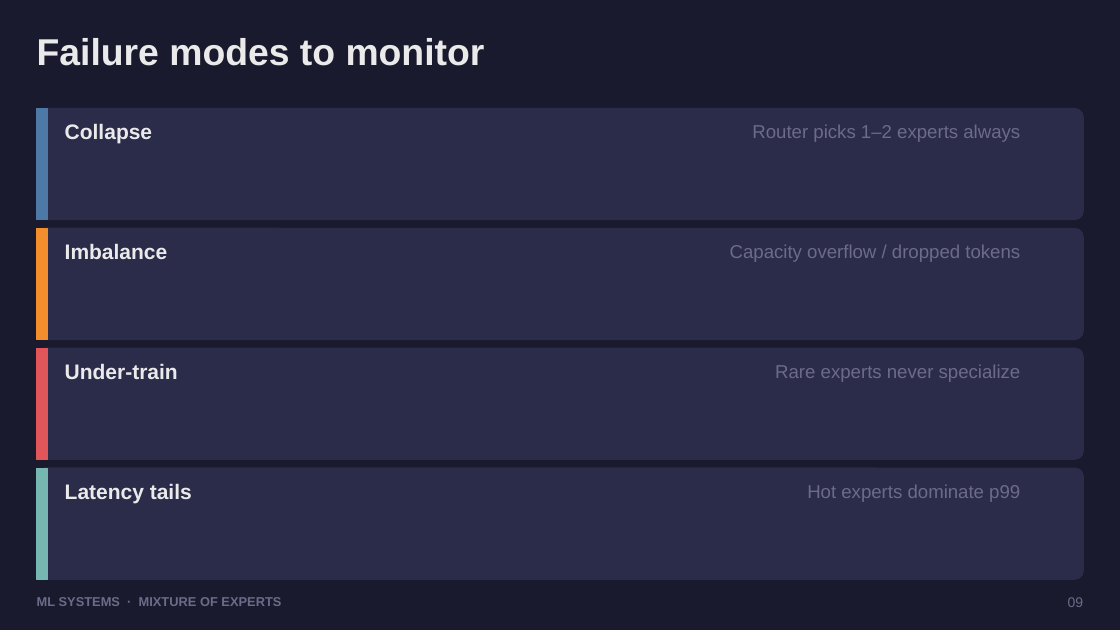
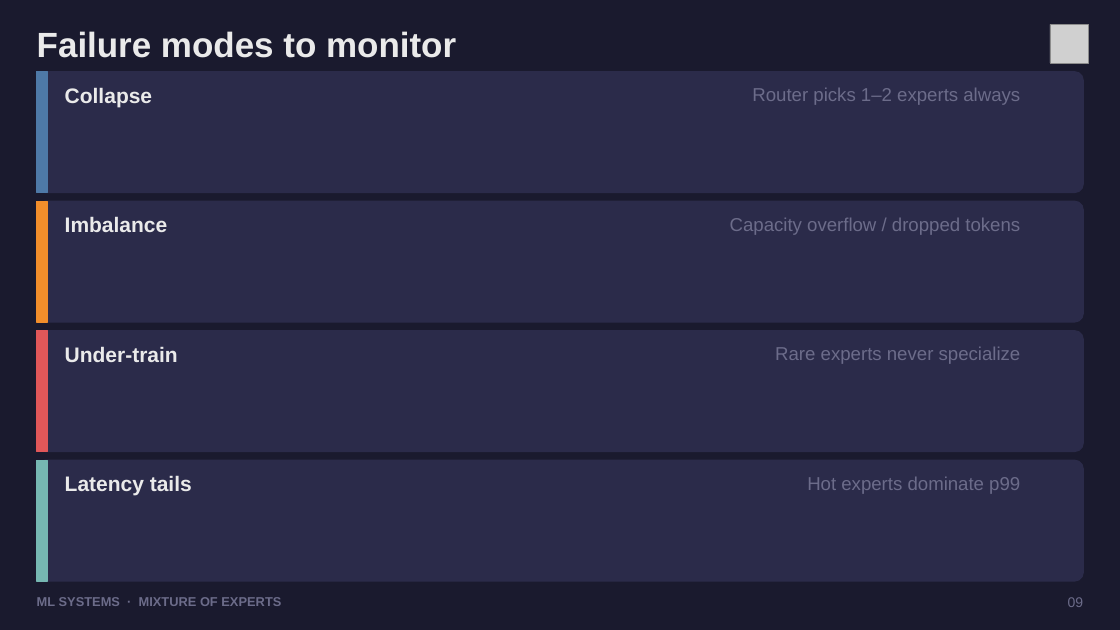
Before and after one commit to dhanesh123in/ppt-gen, a slide deck: slide 9 of examples/moe-llms.pptx. Drawn at 1120x630 pixels with LibreOffice and Linux fonts; fonts in the diff are those of the drawing; grey boxes stand for pictures. Boxes give left, top, right and bottom in pixels: in the first picture for what was removed or moved away, otherwise in the second. Text is boxed around its words. In the diff, an @@ line names an element or a change of style, - is before the commit and + after.

```diff
--- a/examples/moe-llms.pptx
+++ b/examples/moe-llms.pptx
@@ text "Failure modes to monitor" at (x1=37, y1=31, x2=456, y2=58): size 32 to 30 pt @@
@@ picture added at (x1=1050, y1=24, x2=1089, y2=63) @@
@@ proportions changed in 4 elements at (x1=37, y1=460, x2=1084, y2=581), (x1=37, y1=331, x2=1084, y2=452), (x1=37, y1=202, x2=1084, y2=323), (x1=37, y1=71, x2=1084, y2=192) @@
@@ rounded rectangle resized from (x1=37, y1=108, x2=1084, y2=219) to (x1=37, y1=71, x2=1084, y2=192) @@
@@ rectangle resized from (x1=37, y1=108, x2=47, y2=219) to (x1=37, y1=71, x2=47, y2=192) @@
@@ text "Collapse" moved from (x1=65, y1=123, x2=152, y2=144) to (x1=65, y1=87, x2=152, y2=107) @@
@@ text "Router picks 1–2 experts always" moved from (x1=752, y1=125, x2=1020, y2=142) to (x1=752, y1=88, x2=1020, y2=105) @@
@@ rounded rectangle resized from (x1=37, y1=229, x2=1084, y2=339) to (x1=37, y1=202, x2=1084, y2=323) @@
@@ rectangle resized from (x1=37, y1=229, x2=47, y2=339) to (x1=37, y1=202, x2=47, y2=323) @@
@@ text "Imbalance" moved from (x1=65, y1=243, x2=168, y2=259) to (x1=65, y1=216, x2=168, y2=232) @@
@@ text "Capacity overflow / dropped tokens" moved from (x1=730, y1=245, x2=1020, y2=262) to (x1=730, y1=218, x2=1020, y2=235) @@
@@ rounded rectangle resized from (x1=37, y1=349, x2=1084, y2=460) to (x1=37, y1=331, x2=1084, y2=452) @@
@@ rectangle resized from (x1=37, y1=349, x2=47, y2=460) to (x1=37, y1=331, x2=47, y2=452) @@
@@ text "Under-train" moved from (x1=65, y1=363, x2=178, y2=379) to (x1=65, y1=346, x2=178, y2=362) @@
@@ text "Rare experts never specialize" moved from (x1=775, y1=365, x2=1021, y2=382) to (x1=775, y1=347, x2=1021, y2=364) @@
@@ rounded rectangle resized from (x1=37, y1=468, x2=1084, y2=579) to (x1=37, y1=460, x2=1084, y2=581) @@
@@ rectangle resized from (x1=37, y1=468, x2=47, y2=579) to (x1=37, y1=460, x2=47, y2=581) @@
@@ text "Latency tails" moved from (x1=65, y1=483, x2=192, y2=504) to (x1=65, y1=475, x2=192, y2=496) @@
@@ text "Hot experts dominate p99" moved from (x1=807, y1=485, x2=1020, y2=502) to (x1=807, y1=477, x2=1020, y2=494) @@
```
Also in this commit, not shown: 11 other slides changed, 1 slide removed, 9 other files.
